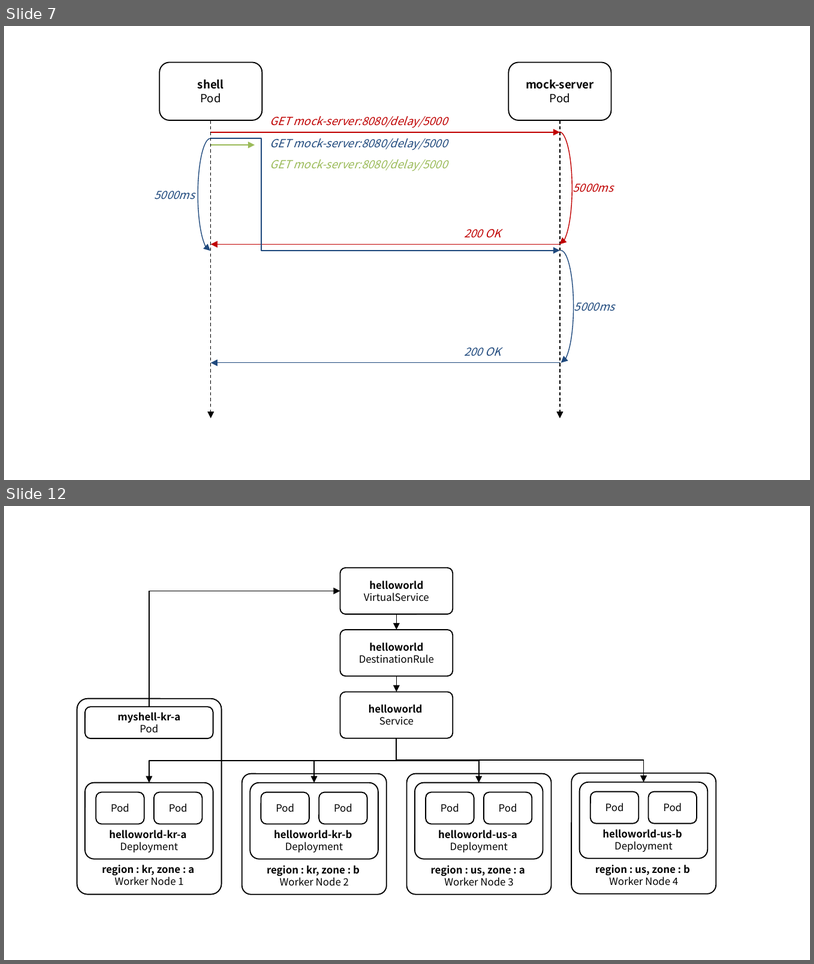
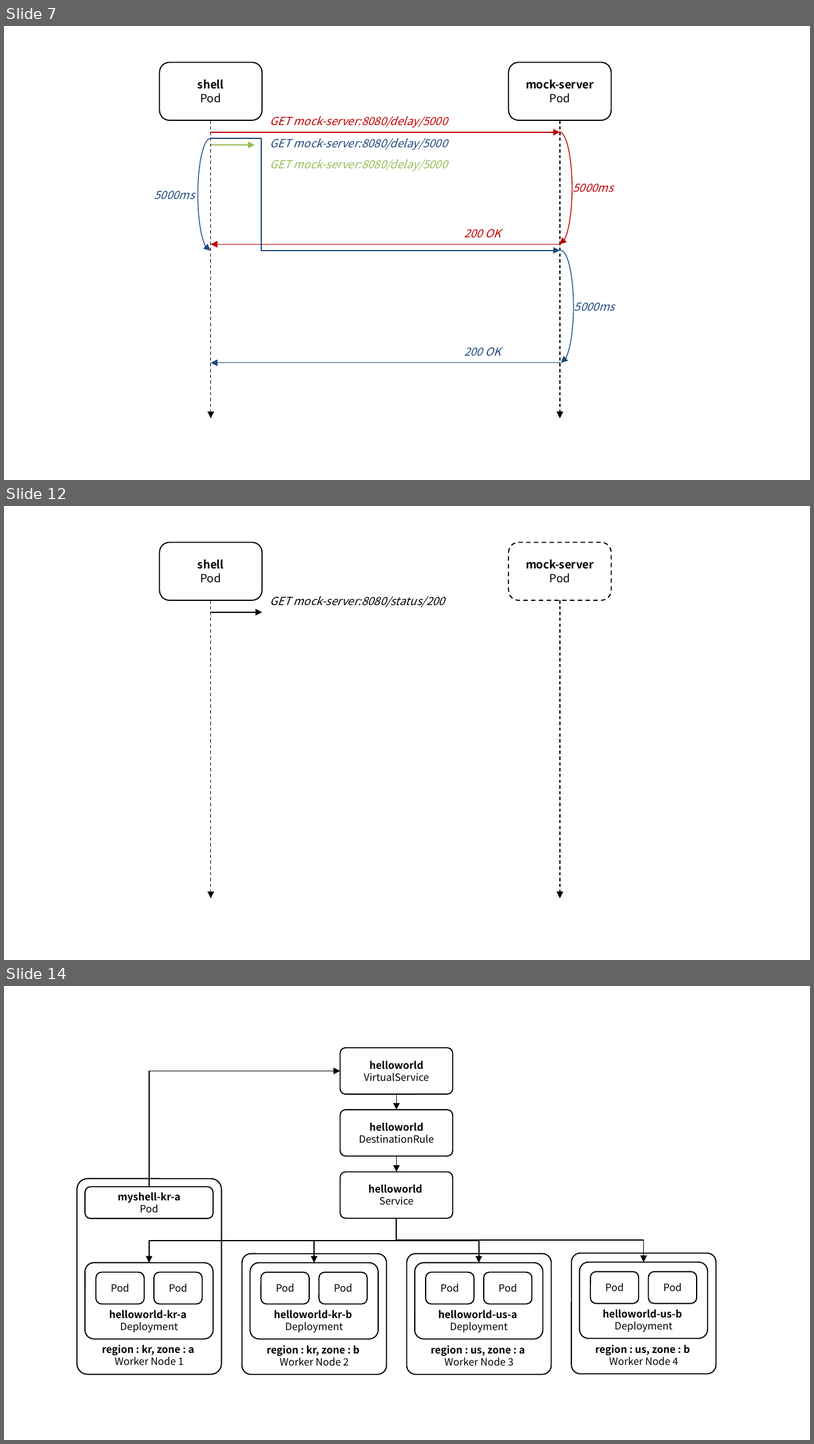
Before and after one commit to ssup2/blog-software, a slide deck: content/docs/theory-analysis/istio-sidecar-proxy-access-log/images/images.pptx. Shown one above the other, each under a label of ours: slides 7 and 12 before the commit, slides 7, 12 and 14 after it; the slides between them are not shown. The pictures are 814x964 and 814x1444 pixels, drawn with LibreOffice and Linux fonts; fonts in the diff are those of the drawing. Boxes give left, top, right and bottom in pixels: in the first picture for what was removed or moved away, otherwise in the second. Text is boxed around its words. In the diff, an @@ line names an element or a change of style, - is before the commit and + after.

```diff
--- a/content/docs/theory-analysis/istio-sidecar-proxy-access-log/images/images.pptx
+++ b/content/docs/theory-analysis/istio-sidecar-proxy-access-log/images/images.pptx
@@ slide 12 added at bbox=[4, 506, 810, 960], background #FFFFFF @@
@@ rounded rectangle added at bbox=[159, 542, 262, 600], fill #FFFFFF, outline #000000 1 pt, 10 pt, text #000000, bold @@
+shell
+Pod
@@ rounded rectangle added at bbox=[509, 542, 611, 600], fill #FFFFFF, outline #000000 1 pt dashed, 10 pt, text #000000, bold @@
+mock-server
+Pod
@@ arrow added from (211, 600) to (211, 898), #000000 0.75 pt dashed @@
@@ arrow added from (211, 612) to (262, 612), #000000 0.75 pt @@
@@ text added at bbox=[270, 596, 445, 607], 10 pt, text #000000, italic @@
+GET mock-server:8080/status/200
@@ arrow added from (560, 600) to (560, 898), #000000 0.75 pt dashed @@
@@ what was slide 12 is now slide 14 @@
```
Also in this commit, not shown: 3 slides changed, 1 other slide added, 1 other file.
